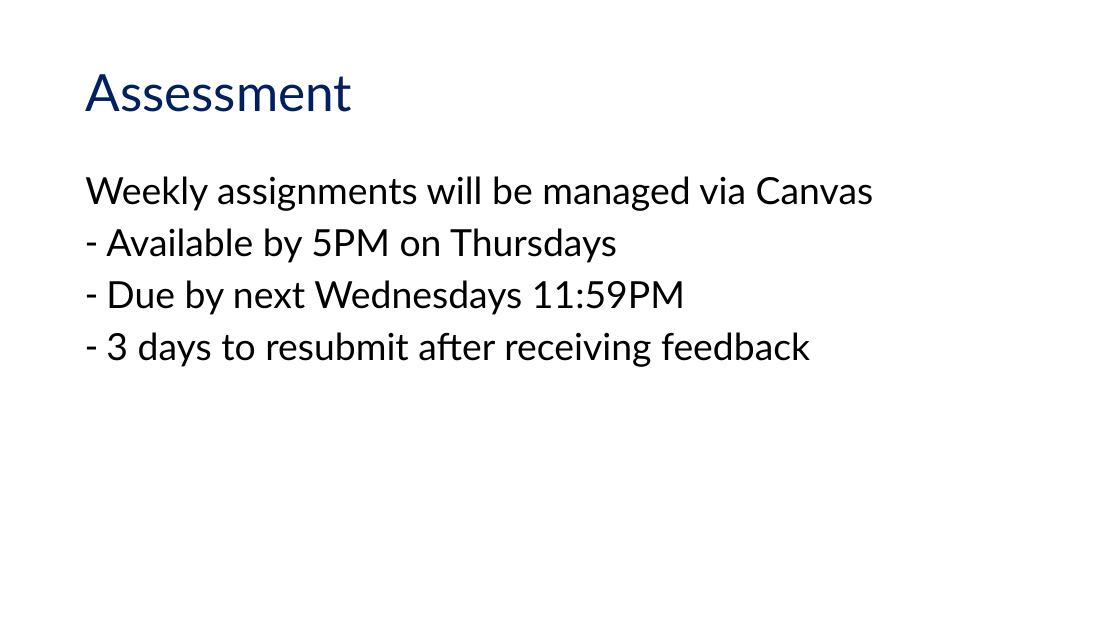
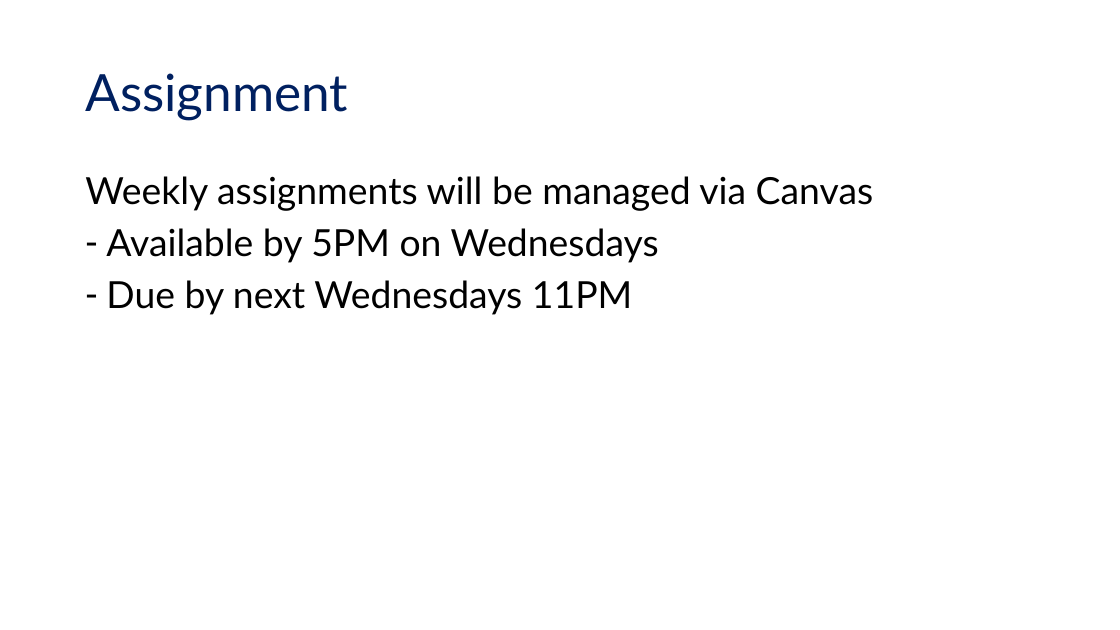
Before and after one commit to UCSB-Library-Research-Data-Services/bren-eds213, a slide deck: slide 10 of modules/week01/eds-213_intro.pptx (slide 11 before the commit). Drawn at 1120x630 pixels with LibreOffice and Linux fonts; fonts in the diff are those of the drawing. Boxes give left, top, right and bottom in pixels: in the first picture for what was removed or moved away, otherwise in the second. Text is boxed around its words. In the diff, an @@ line names an element or a change of style, - is before the commit and + after.

```diff
--- a/modules/week01/eds-213_intro.pptx
+++ b/modules/week01/eds-213_intro.pptx
@@ title at box(85, 73, 348, 120): text changed @@
-Assessment
+Assignment
@@ text at box(106, 228, 659, 315): text changed @@
-– Available by 5PM on Thursdays
-– Due by next Wednesdays 11:59PM
-– 3 days to resubmit after receiving feedback
+– Available by 5PM on Wednesdays
+– Due by next Wednesdays 11PM
```
Also in this commit, not shown: 11 other slides changed, 1 slide added.
